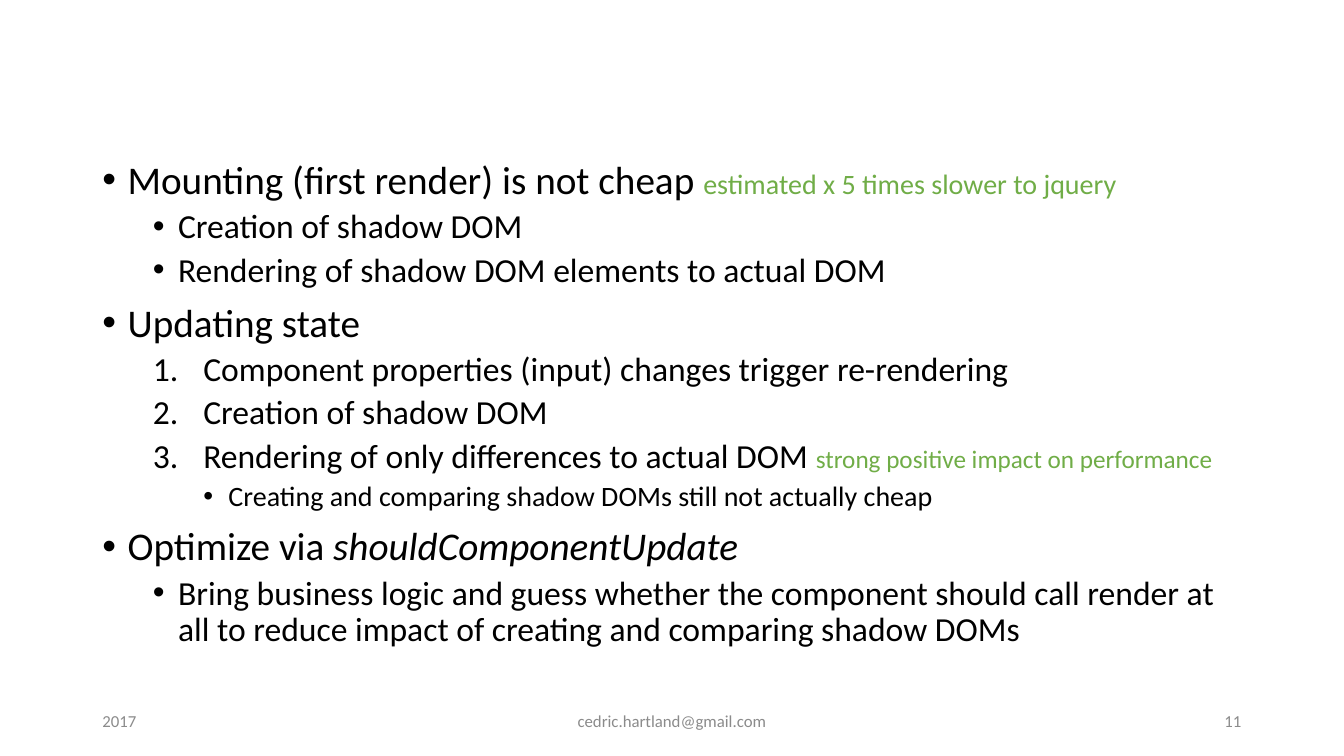
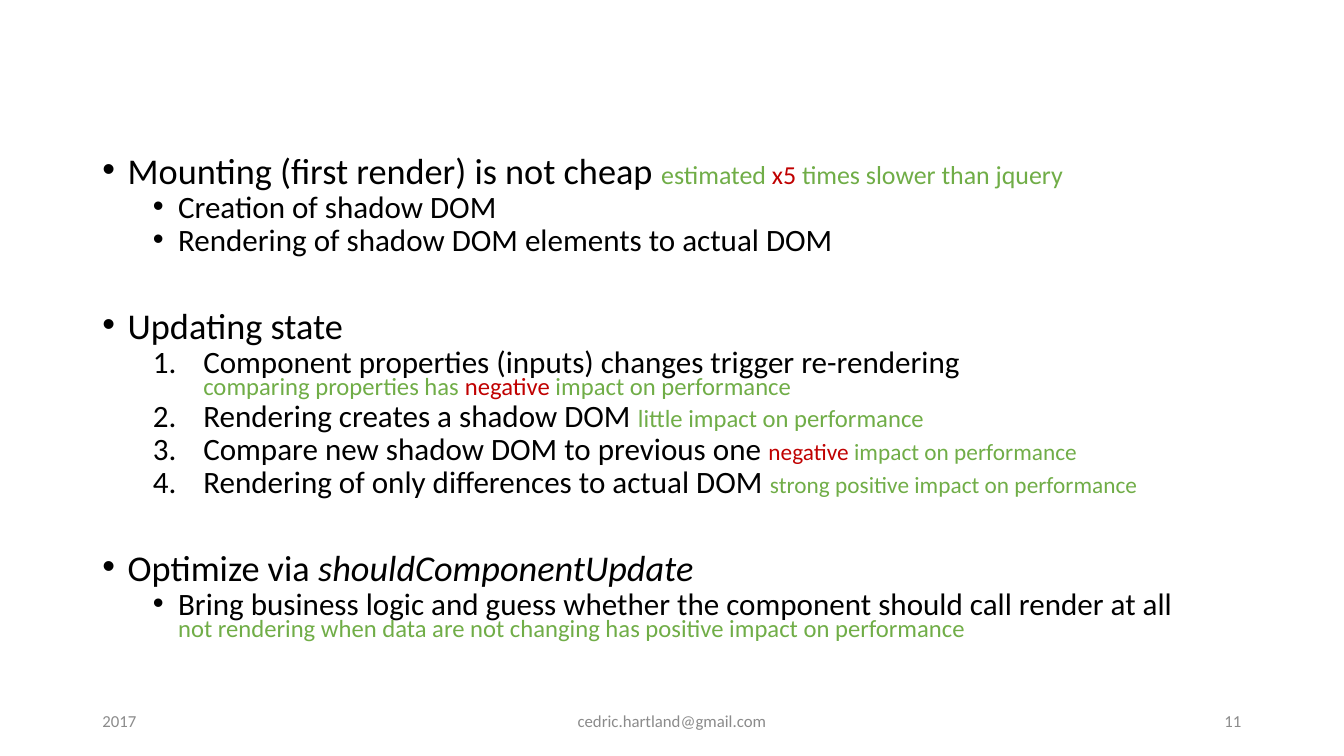
Before and after one commit to gigacool/react-redux-presentation, a slide deck: slide 11 of docs/React & Redux.pptx. Drawn at 1344x756 pixels with LibreOffice and Linux fonts; fonts in the diff are those of the drawing; background and template pictures are left out. Boxes give left, top, right and bottom in pixels: in the first picture for what was removed or moved away, otherwise in the second. Text is boxed around its words. In the diff, an @@ line names an element or a change of style, - is before the commit and + after.

Commit message:
minor react updates, redux workflow, reducers combination and normalization

```diff
--- a/docs/React & Redux.pptx
+++ b/docs/React & Redux.pptx
@@ text at [128,157,1063,191]: text changed; size 28 to 18.5 pt @@
-• Mounting (first render) is not cheap estimated x 5 times slower to jquery
+• Mounting (first render) is not cheap estimated x5 times slower than jquery
@@ text at [128,196,1137,587]: size 24 to 22.2 pt in "Creation of shadow DOM", "Rendering of shadow DOM elements to actual ...", "Rendering of only differences to actual DOM"; size 28 to 25.9 pt in "Updating state", "Optimize via shouldComponentUpdate"; size 18 to 16.6 pt in "strong positive impact on performance"; line spacing 0.9 to 0.7 @@
@@ text at [203,350,1077,465]: text changed; size 24 to 22.2 pt @@
-  1. Component properties (input) changes trigger re-rendering
-  2. Creation of shadow DOM
+  1. Component properties (inputs) changes trigger re-rendering
+     comparing properties has negative impact on performance
+  2. Rendering creates a shadow DOM little impact on performance
+  3. Compare new shadow DOM to previous one negative impact on performance
@@ text at [228,486,933,511]: paragraph removed @@
-    • Creating and comparing shadow DOMs still not actually cheap
@@ text at [178,593,1172,642]: text changed; size 24 to 22.2 pt @@
-  • Bring business logic and guess whether the component should call render at all to reduce impact of creating and comparing shadow DOMs
+  • Bring business logic and guess whether the component should call render at all
+    not rendering when data are not changing has positive impact on performance
```
Also in this commit, not shown: 6 other slides changed, 4 slides added.
